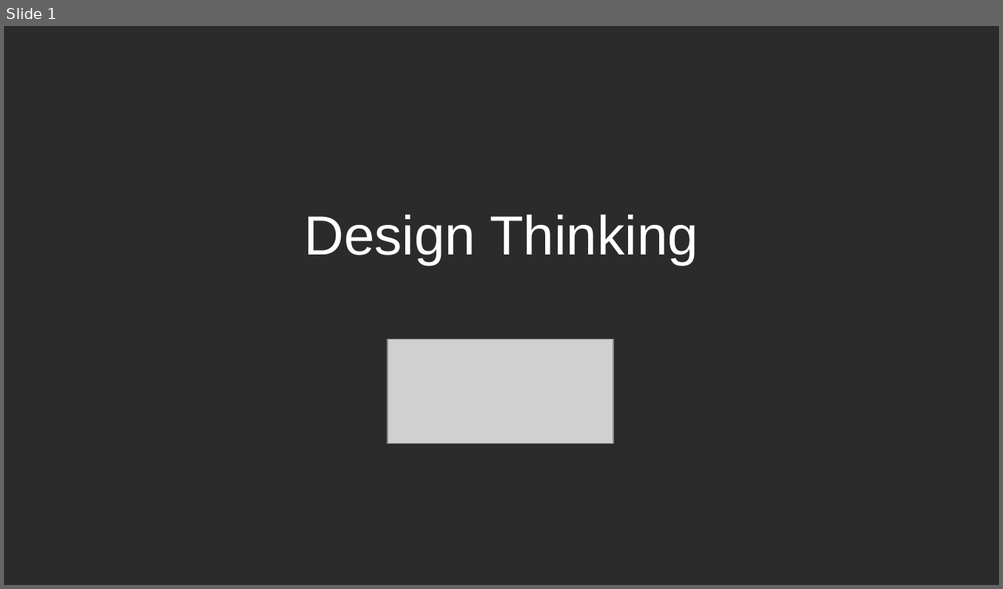
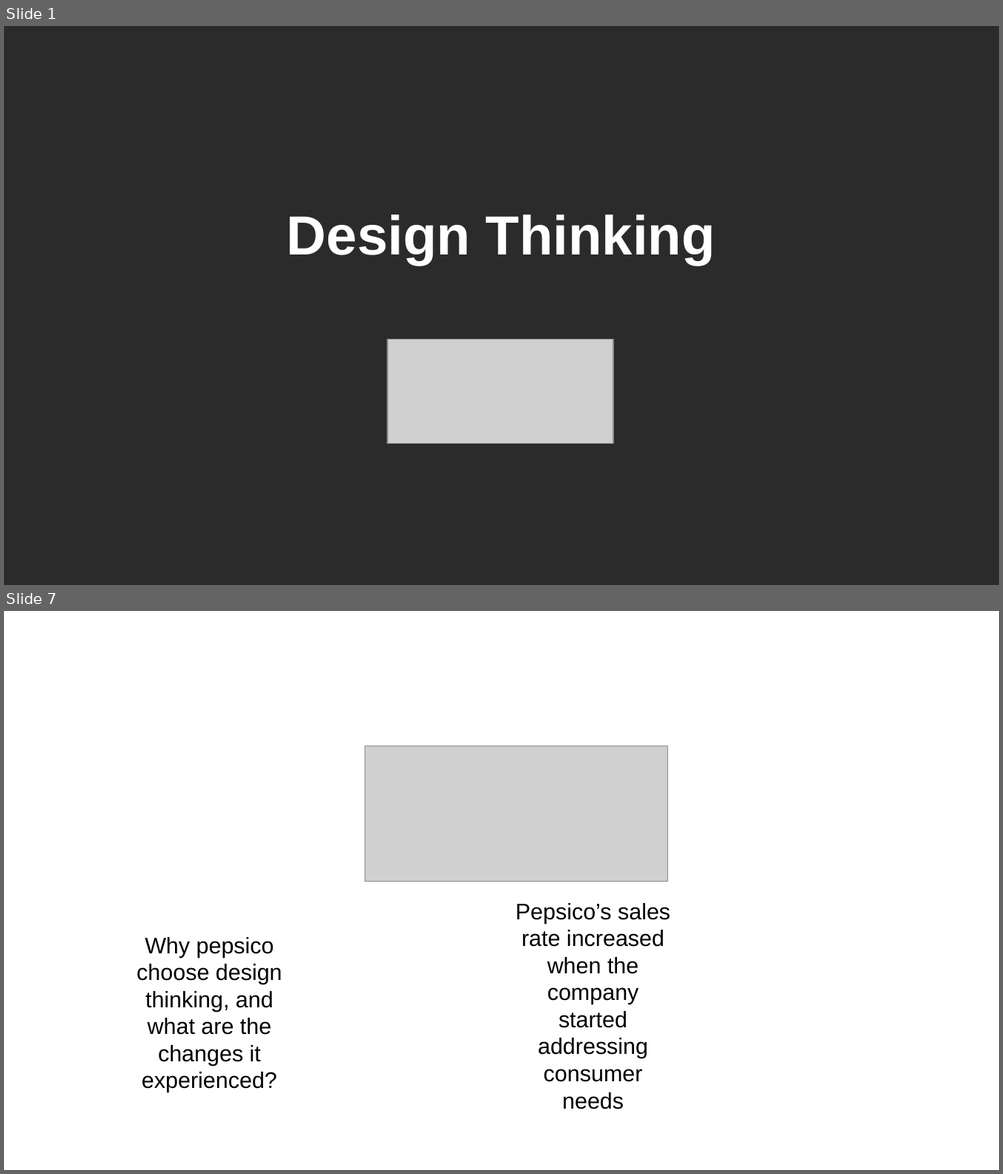
Before and after one commit to jejaksaid/course-flc, a slide deck: design thinking/slide.odp. Shown one above the other, each under a label of ours: slide 1 before the commit, slides 1 and 7 after it; the slides between them are not shown. The pictures are 1003x589 and 1003x1174 pixels, drawn with LibreOffice and Linux fonts; fonts in the diff are those of the drawing; grey boxes stand for pictures; background and template pictures are left out; a plain dark background stands for a picture behind light text. Boxes give left, top, right and bottom in pixels: in the first picture for what was removed or moved away, otherwise in the second. Text is boxed around its words. In the diff, an @@ line names an element or a change of style, - is before the commit and + after.

Commit message:
edited design thinking

```diff
--- a/design thinking/slide.odp
+++ b/design thinking/slide.odp
@@ slide 7 added at <box>4,611,999,1170</box>, background picture (left out) @@
@@ title added at <box>71,652,613,746</box>, 33 pt, text #FFFFFF @@
+Design thinking in PepsiCo
@@ picture added at <box>365,746,667,882</box> @@
@@ text added at <box>515,903,670,1110</box>, 18 pt, text #000000 @@
+Pepsico’s sales rate increased when the company started addressing consumer needs
@@ text added at <box>136,937,282,1093</box>, 18 pt, text #000000 @@
+Why pepsico choose design thinking, and what are the changes it experienced?
@@ slide 1 changed as well @@
@@ title "Design Thinking" at <box>287,215,715,265</box>: bold on @@
```
Also in this commit, not shown: 7 other slides added, 5 slides removed, 2 other files.
